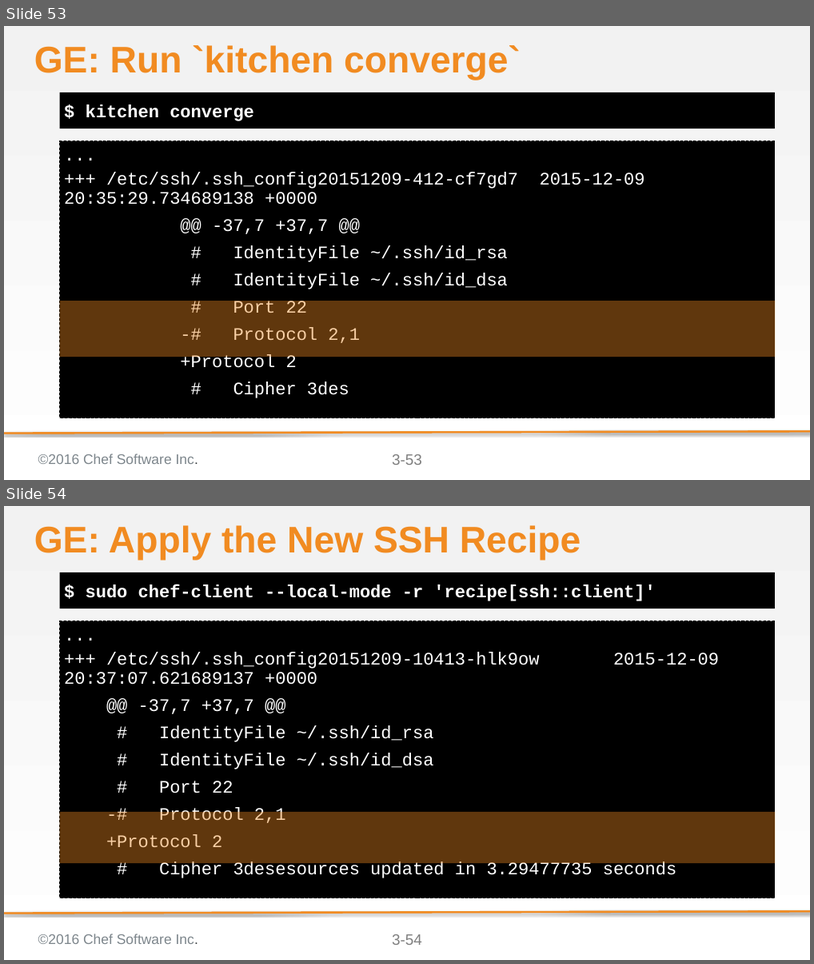
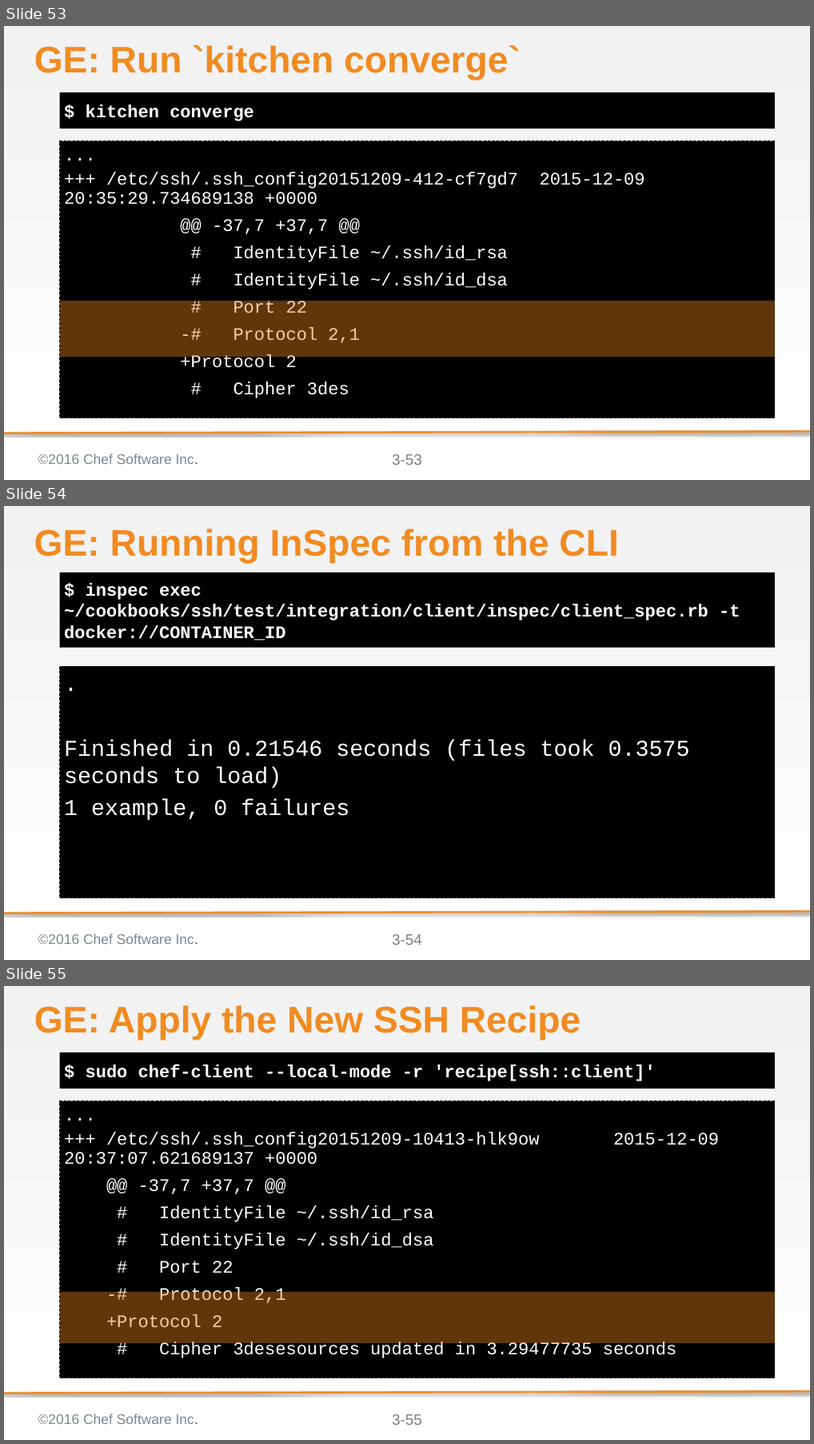
Before and after one commit to bchamby/chef-compliance-installation-configuration-operation, a slide deck: 03-initial-configuration-scans.pptx. Shown one above the other, each under a label of ours: slides 53 and 54 before the commit, slides 53, 54 and 55 after it. The pictures are 814x964 and 814x1444 pixels, drawn with LibreOffice and Linux fonts; fonts in the diff are those of the drawing; background and template pictures are left out. Boxes give left, top, right and bottom in pixels: in the first picture for what was removed or moved away, otherwise in the second. Text is boxed around its words. In the diff, an @@ line names an element or a change of style, - is before the commit and + after.

```diff
--- a/03-initial-configuration-scans.pptx
+++ b/03-initial-configuration-scans.pptx
@@ slide 54 added at (4,506,810,960), background gradient #F2F2F2 to #FFFFFF; not listed: 4 template elements that a slide beside it also shows @@
@@ title added at (34,528,618,563), 58.7 pt, text #F18B21, bold @@
+GE: Running InSpec from the CLI
@@ text added at (60,572,775,647), fill #000000, 28 pt, text #FFFFFF, bold @@
+$ inspec exec ~/cookbooks/ssh/test/integration/client/inspec/client_spec.rb -t docker://CONTAINER_ID
@@ text added at (60,666,775,897), fill #000000, outline #000000 1 pt dashed, 36 pt, text #FFFFFF @@
+.
+Finished in 0.21546 seconds (files took 0.3575 seconds to load)
+1 example, 0 failures
@@ what was slide 54 is now slide 55 @@
@@ page number at (392,1414,422,1424): text changed @@
-3-54
+3-55
```
Also in this commit, not shown: 10 slides changed.
